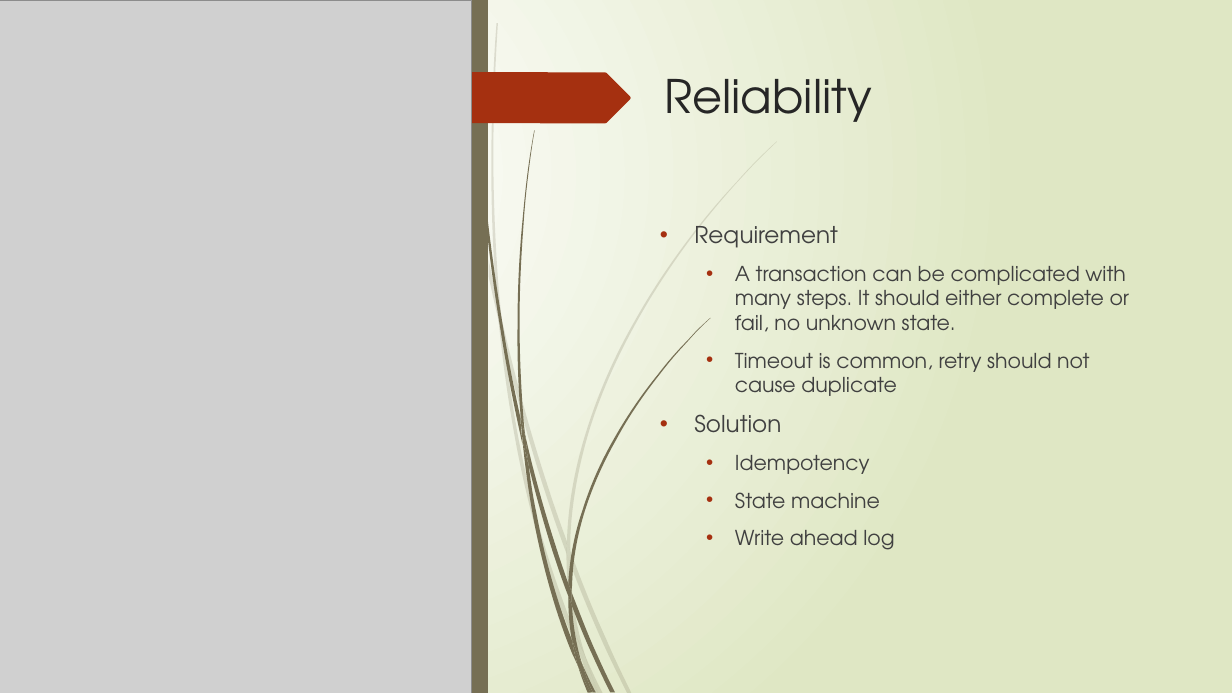
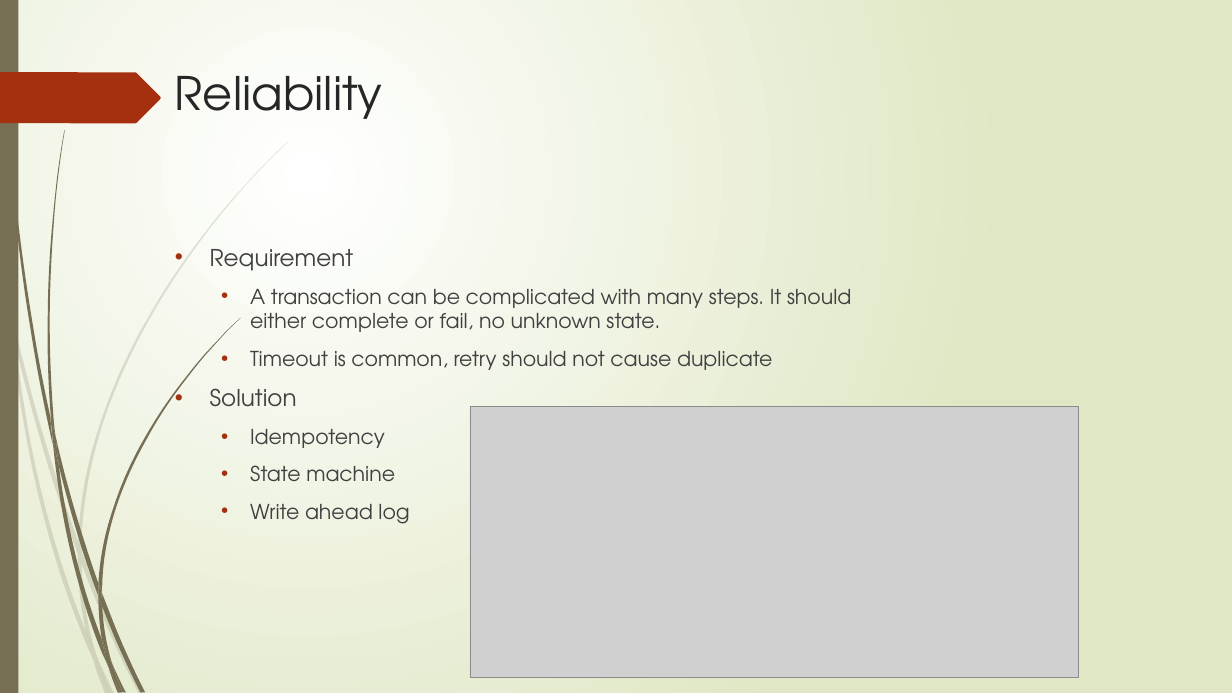
Before and after one commit to huanminwu/LeetCode, a slide deck: slide 8 of Cloud/Design Principle.pptx (slide 6 before the commit). Drawn at 1232x693 pixels with LibreOffice and Linux fonts; fonts in the diff are those of the drawing; grey boxes stand for pictures. Boxes give left, top, right and bottom in pixels: in the first picture for what was removed or moved away, otherwise in the second. Text is boxed around its words. In the diff, an @@ line names an element or a change of style, - is before the commit and + after.

```diff
--- a/Cloud/Design Principle.pptx
+++ b/Cloud/Design Principle.pptx
@@ rectangle removed at (0,0,1232,693) @@
@@ picture removed at (0,0,472,693) @@
@@ rectangle removed at (470,0,488,693) @@
@@ title "Reliability": place and size @@
-title "Reliability" at (664,79,872,122)
+title "Reliability" at (175,76,383,119)
@@ freeform shape removed at (470,72,630,123) @@
@@ text "Requirement" rewrapped from (694,226,1130,550) to (210,249,851,524) @@
@@ picture added at (470,407,1080,678) @@
@@ group added at (10,141,288,660): 5 freeform shapes @@
@@ group added at (47,130,240,667): 7 freeform shapes @@
@@ group removed at (472,0,711,693): 12 freeform shapes @@
@@ group removed at (489,23,777,693): 12 freeform shapes @@
```
Also in this commit, not shown: 4 other slides changed, 1 slide added.
